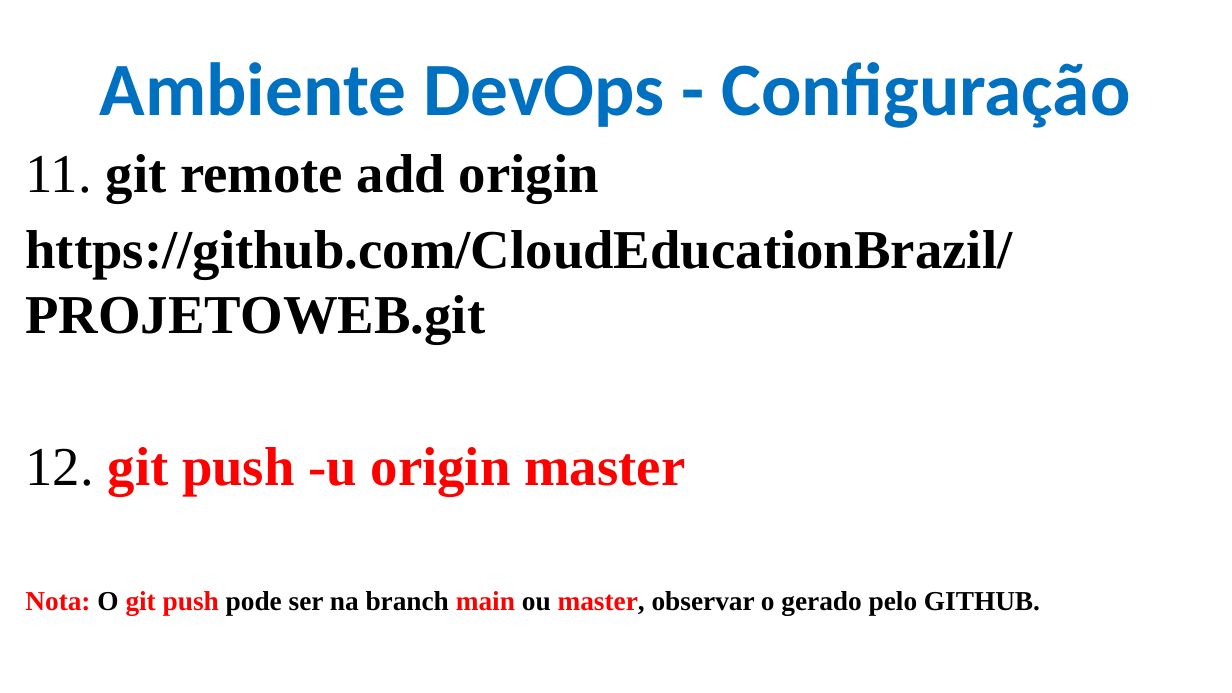
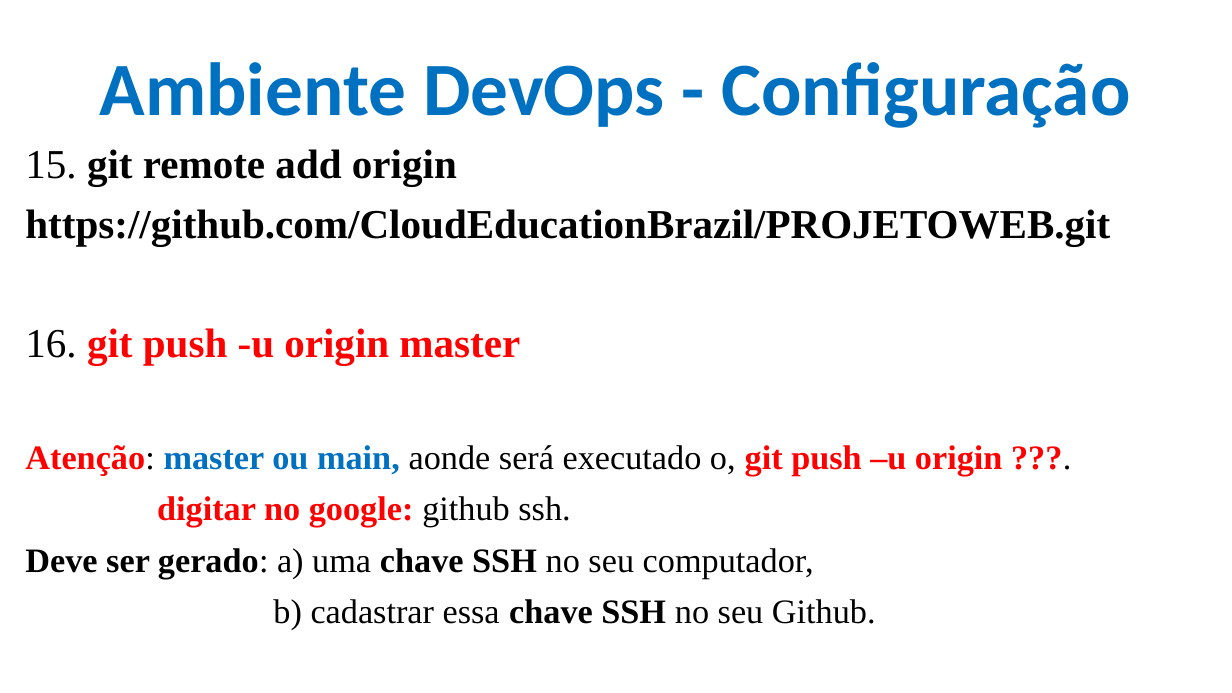
Before and after one commit to CloudEducationBrazil/WydenDesenvolvimentoWebPHP, a slide deck: slide 11 of 01 Classes/Aula 02, 03, 04 Desenvolvimento Web Caracterização - HTML.pptx. Drawn at 1232x693 pixels with LibreOffice and Linux fonts; fonts in the diff are those of the drawing; background and template pictures are left out. Boxes give left, top, right and bottom in pixels: in the first picture for what was removed or moved away, otherwise in the second. Text is boxed around its words. In the diff, an @@ line names an element or a change of style, - is before the commit and + after.

```diff
--- a/01 Classes/Aula 02, 03, 04 Desenvolvimento Web Caracterização - HTML.pptx
+++ b/01 Classes/Aula 02, 03, 04 Desenvolvimento Web Caracterização - HTML.pptx
@@ text at (25,149,457,186): text changed; size 32 to 24 pt @@
-11. git remote add origin
+15. git remote add origin
@@ text at (25,209,1110,245): size 32 to 24 pt in "https://github.com/CloudEducationBrazil/PROJETOWEB.git" @@
@@ text at (25,328,1003,630): text changed; size 16 to 20 pt @@
-12. git push -u origin master
-Nota: O git push pode ser na branch main ou master, observar o gerado pelo GITHUB.
+16. git push -u origin master
+Atenção: master ou main, aonde será executado o, git push –u origin ???.
+digitar no google: github ssh.
+Deve ser gerado: a) uma chave SSH no seu computador,
+b) cadastrar essa chave SSH no seu Github.
```
Also in this commit, not shown: 1 other slide changed.
